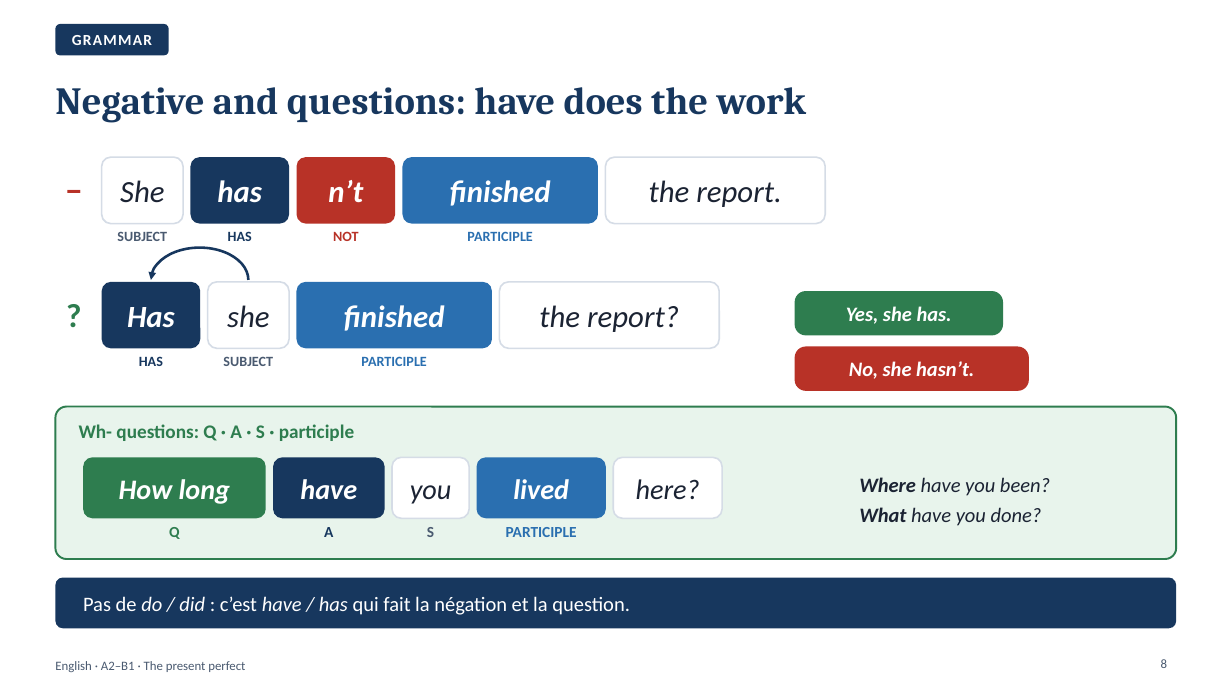
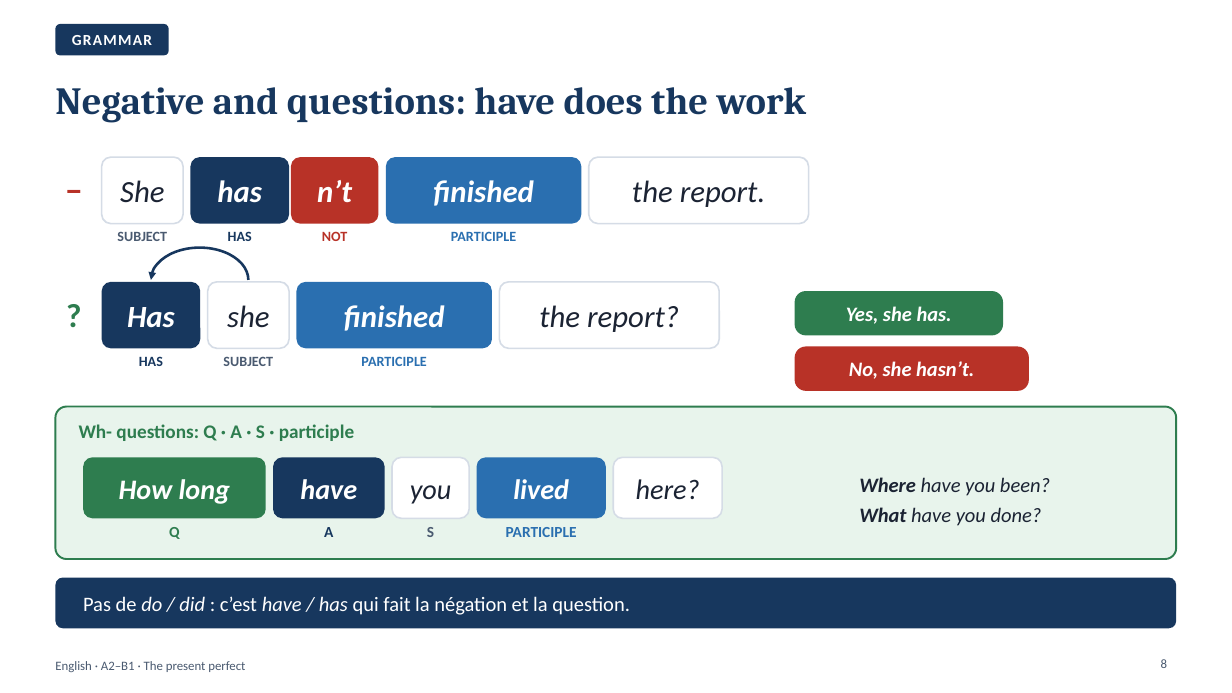
Before and after one commit to ajouniaux/talenleren, a slide deck: slide 8 of anglais_grammaire/powerpoints/English_Present_perfect.pptx. Drawn at 1232x693 pixels with LibreOffice and Linux fonts; fonts in the diff are those of the drawing. Boxes give left, top, right and bottom in pixels: in the first picture for what was removed or moved away, otherwise in the second. Text is boxed around its words. In the diff, an @@ line names an element or a change of style, - is before the commit and + after.

```diff
--- a/anglais_grammaire/powerpoints/English_Present_perfect.pptx
+++ b/anglais_grammaire/powerpoints/English_Present_perfect.pptx
@@ text "n’t": place and size @@
-text "n’t" at (328,180,363,203)
+text "n’t" at (317,180,352,203)
@@ rounded rectangle: place and size @@
-rounded rectangle at (297,157,396,224)
+rounded rectangle at (291,157,379,224)
@@ 3 texts, 2 rounded rectangles: place and size @@
-3 texts, 2 rounded rectangles at (403,157,825,241)
+3 texts, 2 rounded rectangles at (386,157,809,241)
@@ text "NOT": place and size @@
-text "NOT" at (333,231,359,241)
+text "NOT" at (322,231,348,241)
```
Also in this commit, not shown: 9 other files.
